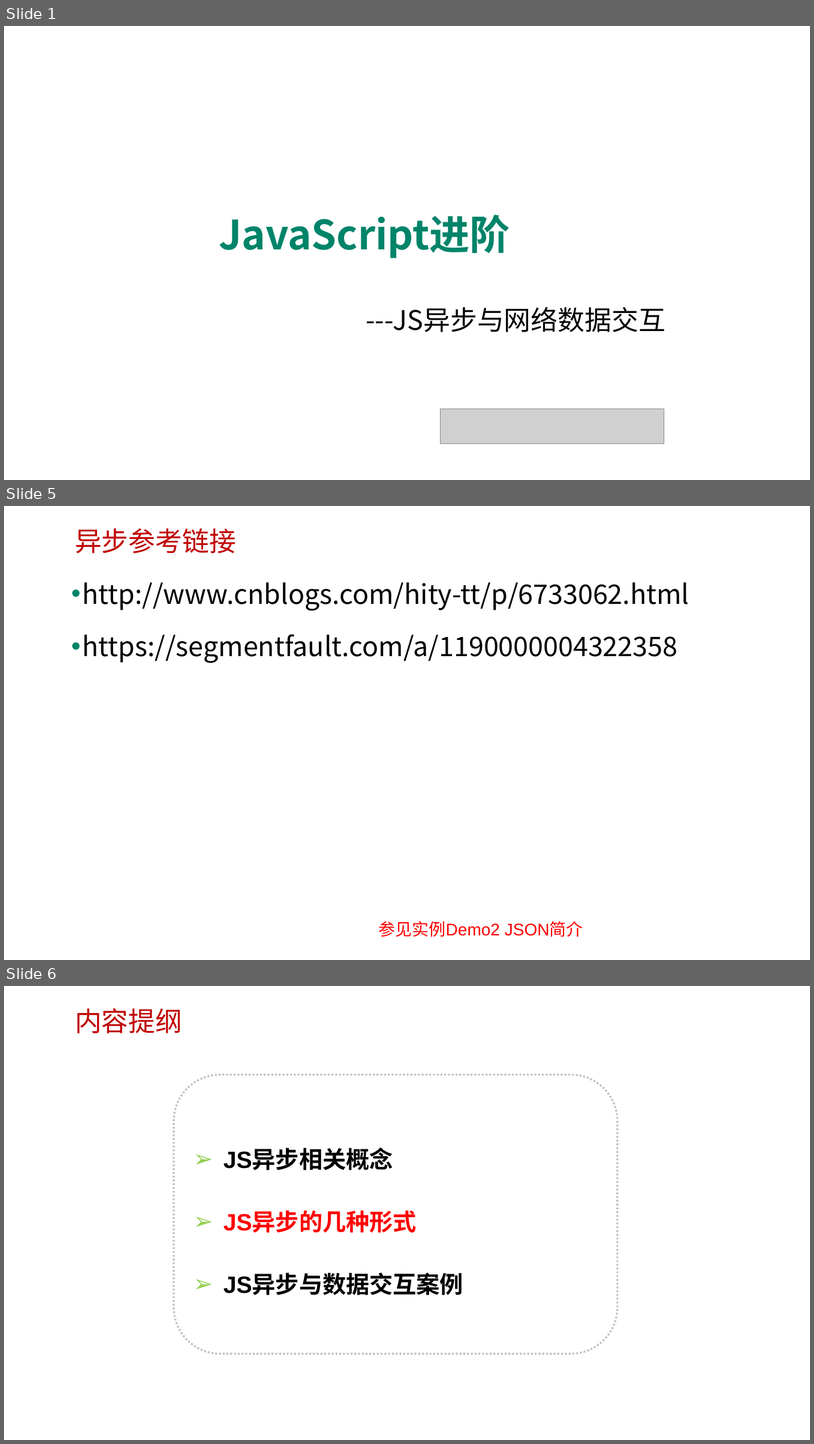
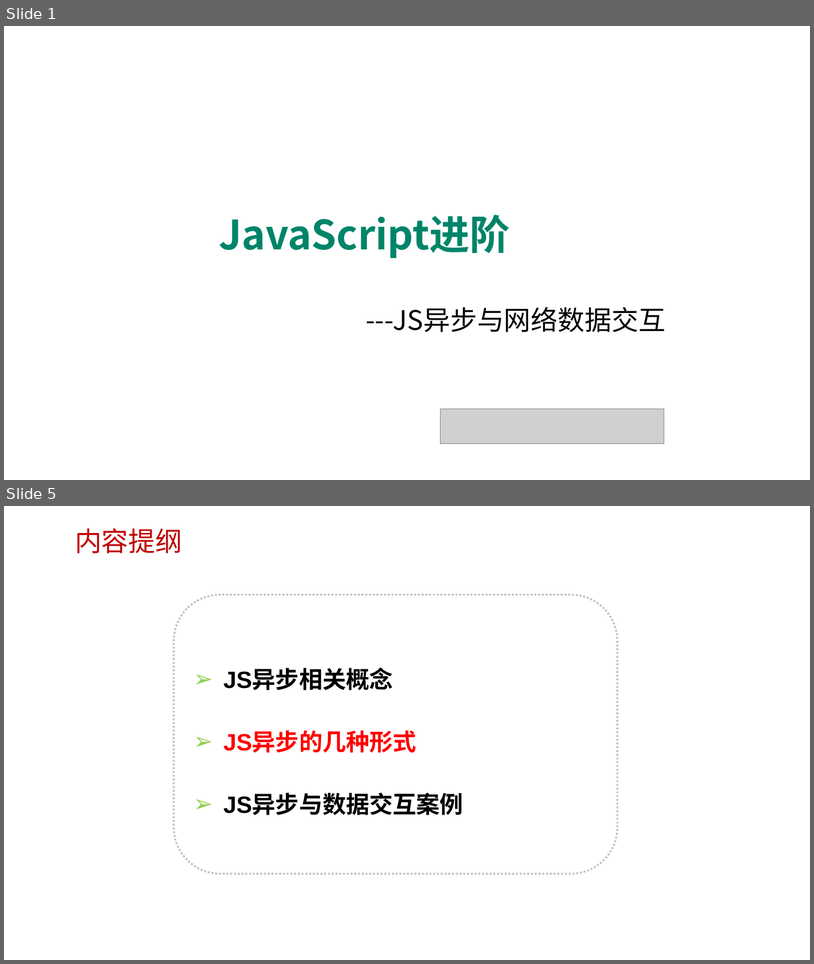
Before and after one commit to edu2act/course-javascript-advanced, a slide deck: 课程PPT/12.JavaScript异步与网络数据交互.pptx. Shown one above the other, each under a label of ours: slides 1, 5 and 6 before the commit, slides 1 and 5 after it; the slides between them are not shown. The pictures are 814x1444 and 814x964 pixels, drawn with LibreOffice and Linux fonts; fonts in the diff are those of the drawing; grey boxes stand for pictures; background and template pictures are left out. Boxes give left, top, right and bottom in pixels: in the first picture for what was removed or moved away, otherwise in the second. Text is boxed around its words. In the diff, an @@ line names an element or a change of style, - is before the commit and + after.

```diff
--- a/课程PPT/12.JavaScript异步与网络数据交互.pptx
+++ b/课程PPT/12.JavaScript异步与网络数据交互.pptx
@@ slide 5 removed at (4,506,810,960), background picture (left out) @@
@@ text removed at (75,528,236,553) @@
-异步参考链接
@@ text removed at (83,582,690,663) @@
-• http://www.cnblogs.com/hity-tt/p/6733062.html
-• https://segmentfault.com/a/1190000004322358
@@ text removed at (379,921,584,937) @@
-参见实例Demo2 JSON简介
@@ what was slide 6 is now slide 5 @@
```
Also in this commit, not shown: 4 slides changed, 5 slides added, 3 other slides removed, 33 other files.
